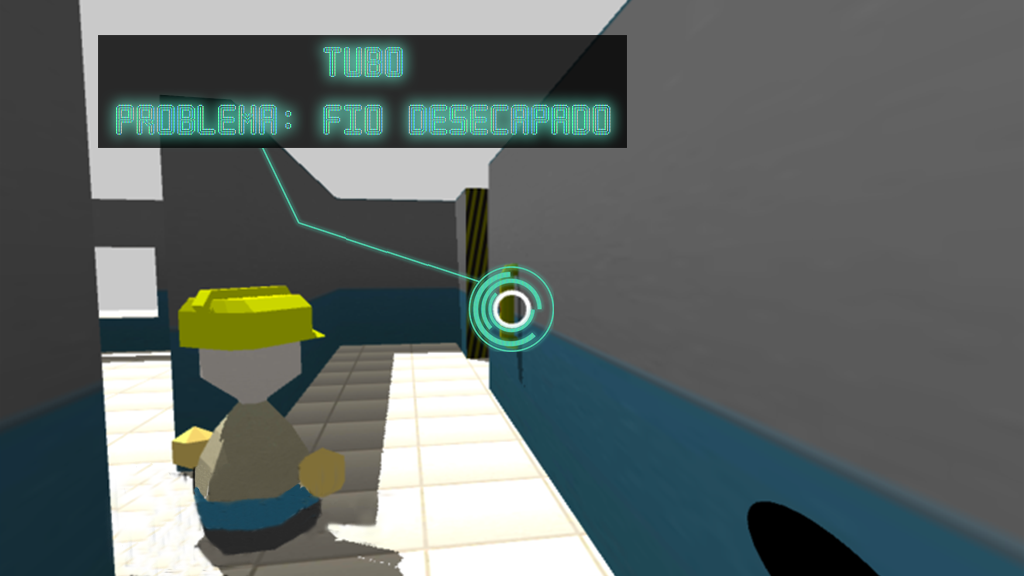
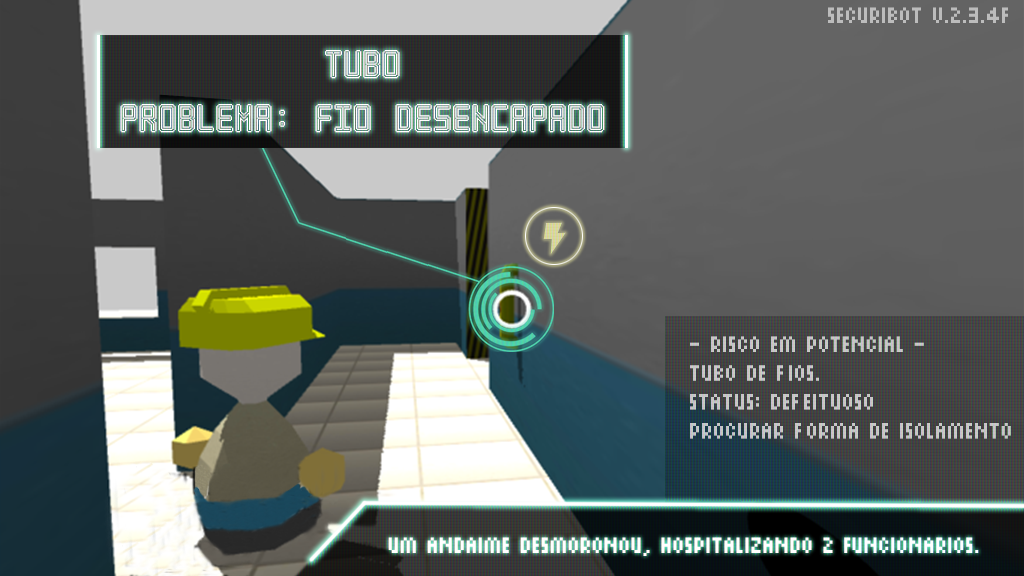
Comparing the layer stacks of the two (1024, 576) images. Changes:
removed layer "Camada 4" (was overlay) over (116, 47, 611, 135)
added layer "Layer 3" (overlay, 30%) above "- Risco em potencial - Tubo de fios. Status: Defeituoso Procura" over (97, 35, 1024, 576)
added layer "- Risco em potencial - Tubo de fios. Status: Defeituoso Procura" (60%) above "Securibot V.2.3.4f" over (690, 336, 1011, 439)
added layer "Securibot V.2.3.4f" (50%) above "Layer 6" over (828, 7, 1008, 23)
added layer "Layer 6" (78%) above "Layer 4" over (543, 222, 566, 255)
added layer "Layer 4" above "Layer 1" over (525, 207, 583, 265)
added layer "Layer 1" above "Um andaime desmoronou, Hospitalizando 2 funcionarios." over (97, 35, 1024, 563)
added layer "Um andaime desmoronou, Hospitalizando 2 funcionarios." above "Tubo Problema: Fio Desencapado" over (388, 537, 979, 556)
renamed "tubo problema: fio desecapado" to "Tubo Problema: Fio Desencapado", painted on it over (116, 47, 611, 135)
added layer "Layer 2" (80%) above "Camada 2" over (293, 499, 1024, 576)
added layer "Layer 7" (30%) above "Camada 3" over (665, 316, 1024, 503)
